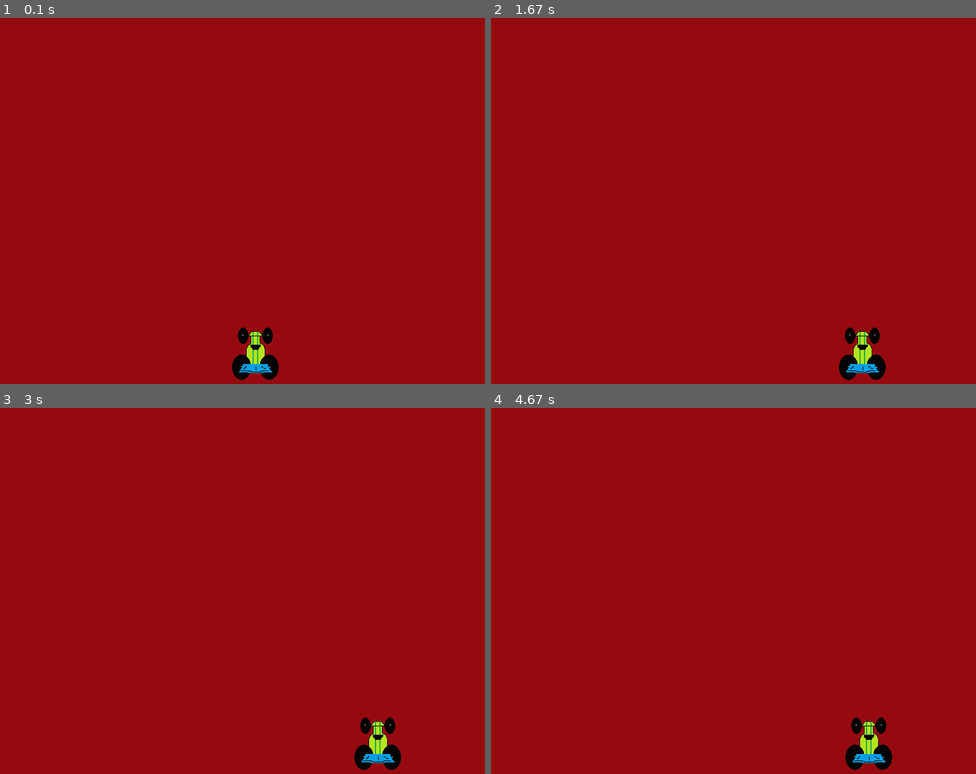
Above: before the commit, frames 1-4 (two rows, left to right).
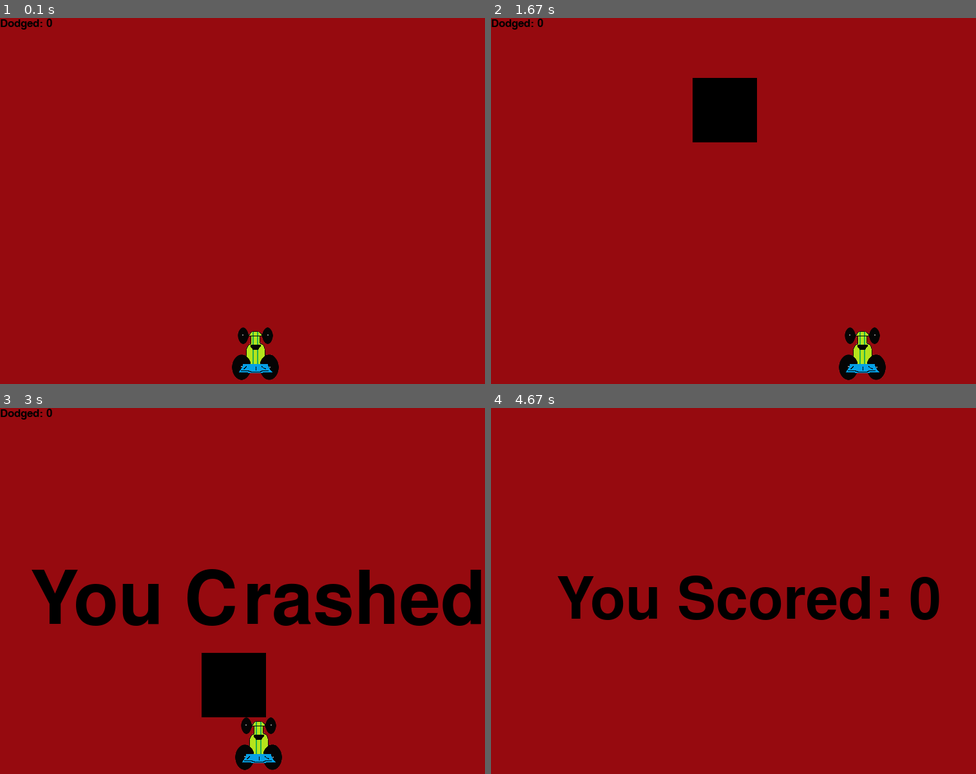
Above: after the commit, the same moments.

Repository: connorsadler/mattAndDadFirstPythonProject
Game: pygame game, started from src/root/nested/matty/pygamematty.py
The game is run twice, just before and just after one commit, with the same random seed, the same clock (stepped at 60 frames per second) and the same inputs.
Inputs:
- Up to frame 1 (0.1 s): no input
- Up to frame 2 (1.67 s): hold Right 0.33-0.8 s; hold Right 0.83-1.3 s; hold Left from 1.33 s (still down)
- Up to frame 3 (3 s): release Left at 1.87 s; hold Left 1.9-2.3 s; hold Right 2.33-2.97 s
- Up to frame 4 (4.67 s): no input

The runs differ from the first frame. In frame 1, 0.1% of the frame differs, in the area x 0-11%, y 0-4%; in frame 2, 2.5%; in frame 3, 10%, in the area x 0-100%, y 0-99%; in frame 4, 4.6%.

Commit message:
- added text box to allows players to talk to each other - changed "auto move" key to TAB - added bombs! Press "b" to drop a box and watch it explode on your screen and other players screens

Diff:
--- a/src/root/nested/matty/pygamematty.py
+++ b/src/root/nested/matty/pygamematty.py
@@ -1,5 +1,6 @@
 import pygame
 import time
+import random
 
 pygame.init()
 
@@ -16,6 +17,14 @@
 
 
 carImg = pygame.image.load('racecar.png')
+
+def things_dodged(count):
+    font = pygame.font.SysFont(None, 25)
+    text = font.render("Dodged: "+str(count), True, black)
+    gameDisplay.blit(text,(0,0))
+
+def things(thingx, thingy, thingw, thingh, color):
+    pygame.draw.rect(gameDisplay, color, [thingx, thingy, thingw, thingh])
 
 def car(x,y):
     gameDisplay.blit(carImg, (x,y))
@@ -35,8 +44,11 @@
 
 
 
-def crash(x,y):
+def crash(x,y, dodged):
     message_display('You Crashed', 115)
+    time.sleep(2)
+    gameDisplay.fill(red)
+    message_display('You Scored: ' + str(dodged), 90)
     time.sleep(2)
     gameDisplay.fill(red)
     car(x,y)
@@ -50,6 +62,13 @@
     x =  (display_width * 0.45)
     y = (display_height * 0.8)
     x_change = 0
+    thing_startx = random.randrange(0, display_width)
+    thing_starty = -600
+    thing_speed = 7
+    thing_width = 100
+    thing_height = 100
+    dodged = 0
+
     car_speed = 0
     car_width = 73
     gameExit=False
@@ -61,9 +80,9 @@
 
             if event.type == pygame.KEYDOWN:
                 if event.key == pygame.K_LEFT:
-                    x_change = -5
+                    x_change = -5 - dodged
                 elif event.key == pygame.K_RIGHT:
-                    x_change = 5
+                    x_change = 5 + dodged
             if event.type == pygame.KEYUP:
                 if event.key == pygame.K_LEFT or event.key == pygame.K_RIGHT:
                     x_change = 0
@@ -71,13 +90,28 @@
         x = x + x_change
 
         gameDisplay.fill(red)
+
+        things(thing_startx, thing_starty, thing_width, thing_height, black)
+        thing_starty += thing_speed
+
         car(x,y)
+        things_dodged(dodged)
         if x > display_width - car_width or x < 0:
-            crash(x,y)
+            crash(x,y, dodged)
 
-    #     if y > 0:
-    #         y = y - 10
-    #         x = x - 5
+
+        if thing_starty > display_height:
+            thing_starty = 0 - thing_height
+            thing_startx = random.randrange(0, display_width )
+            dodged += 1
+            thing_speed += 1
+            thing_width += (dodged * 1.2)
+
+        if y < thing_starty+thing_height:
+            print('y crossover')
+            if x > thing_startx and x < thing_startx + thing_width or x+car_width > thing_startx and x + car_width < thing_startx+thing_width:
+                print('x crossover')
+                crash(x,y, dodged)
 
         pygame.display.update()
         clock.tick(60)
--- a/src/root/nested/multiplayergame2/gameclient.py
+++ b/src/root/nested/multiplayergame2/gameclient.py
@@ -1,20 +1,18 @@
 from tkinter import font
 from tkinter import *
 import sys
-
+import inputboxlibrary
 from chatclientlibrary import *
-
-TIMESTEP = 10
-
-print("gameclient starts")
+import pygame, sys, random
+from pygame.locals import *
+from variables import *
+import random
 
 #--------------------------------------------------
 # Minecraft 2D - Heavily modified for multiplayer
 #--------------------------------------------------
 
-import pygame, sys, random
-from pygame.locals import *
-from variables import *
+print("gameclient starts")
 
 fpsClock = pygame.time.Clock()
 
@@ -22,6 +20,13 @@
 TILESIZE  = 3
 MAPWIDTH  = 100
 MAPHEIGHT = 100
+
+FPS = 24
+TIMESTEP = 10  # not sure what this is
+
+black = (0,0,0)
+red = (150,10,15)
+redbright = (250,10,15)
 
 #the position of the player [x,y]
 playerPos = [0,0]
@@ -29,6 +34,7 @@
 autoMoveMode = 0
 # player id (aka client id) -> Player
 otherPlayersById = {}
+sprites = [ ]
 
 class Player():
     def __init__(self, playerId, name):
@@ -39,12 +45,101 @@
     def setLocation(self, x, y):
         self.location = [x, y]
 
+    def getLocation(self):
+        return self.location
+
+def drawText(gameDisplay, text, pos, font, colour):
+    #font = pygame.font.SysFont(None, fontsize)
+    t = font.render(text, True, colour)
+    gameDisplay.blit(t,pos)
+
+class Sprite():
+    def __init__(self, pos):
+        self.pos = pos
+
+    def drawAndUpdate(self, DISPLAYSURF):
+        pygame.draw.rect(DISPLAYSURF, black, [self.pos[0], self.pos[1], 20, 20])
+
+    def isDead(self):
+        return False;
+
+    def onDeathSpawn(self):
+        return [];
+
+class SpeechBubble(Sprite):
+    def __init__(self, text, pos):
+        super().__init__(pos)
+        self.text = text
+        self.font = pygame.font.SysFont(None, 30)
+        self.timer = 3 * FPS
+        self.colorredbright = [255,10,15]
+
+    def drawAndUpdate(self, DISPLAYSURF):
+        drawText(DISPLAYSURF, self.text, self.pos, self.font, (self.colorredbright[0], self.colorredbright[1], self.colorredbright[2]))
+        self.timer -= 1
+        self.colorredbright[0] -= 3
+        if self.timer % 2 == 0:
+            self.pos = (self.pos[0], self.pos[1] + 1)
+
+    def isDead(self):
+        return self.timer <= 0 or self.colorredbright[0] < 50
+
+BOMB_FRAME_WIDTH = 24
+
+class Bomb(Sprite):
+    def __init__(self, pos):
+        super().__init__(pos)
+        self.timer = 100
+        # crop rect
+        cropx,cropy = 0,29  # Change value to crop different rect areas
+        self.cropRect = (cropx, cropy, 22, 27)
+
+    def drawAndUpdate(self, DISPLAYSURF):
+        DISPLAYSURF.blit(BOMB,(self.pos[0] * TILESIZE, self.pos[1] * TILESIZE), self.cropRect)
+        self.timer -= 1
+
+        # shake
+        xvel = self.timer % 3 + -1
+        yvel = 1 - (self.timer % 3)
+        self.pos = (self.pos[0] + xvel, self.pos[1] + yvel)
+
+        # every 25 frames, move the crop rect along the image so it shows a different part of the source bomb image
+        # this is effectively a differently coloured bomb image frame
+        if self.timer % 25 == 0:
+            self.cropRect = (self.cropRect[0] + BOMB_FRAME_WIDTH, self.cropRect[1], self.cropRect[2], self.cropRect[3])
+
+    def isDead(self):
+        return self.timer <= 0
+
+    def onDeathSpawn(self):
+        return [BombFragment(self.pos, 5, 0), BombFragment(self.pos, -5, 0),
+                BombFragment(self.pos, 0, 5), BombFragment(self.pos, 0, -5)
+               ];
+
+class BombFragment(Sprite):
+    def __init__(self, pos, xvel, yvel):
+        super().__init__(pos)
+        self.xvel = xvel
+        self.yvel = yvel
+        self.timer = 50
+        # crop rect - 4th frame of bomb
+        cropx,cropy = 4 * BOMB_FRAME_WIDTH,29  # Change value to crop different rect areas
+        self.cropRect = (cropx, cropy, 22, 27)
+
+    def drawAndUpdate(self, DISPLAYSURF):
+        DISPLAYSURF.blit(BOMB,(self.pos[0] * TILESIZE, self.pos[1] * TILESIZE), self.cropRect)
+        self.timer -= 1
+        self.pos = (self.pos[0] + self.xvel, self.pos[1] + self.yvel)
+
+    def isDead(self):
+        return self.timer <= 0
+
 #use list comprehension to create our tilemap
 #tilemap = [ [DIRT for w in range(MAPWIDTH)] for h in range(MAPHEIGHT) ]
 
 #set up the display
 pygame.init()
-DISPLAYSURF = pygame.display.set_mode((MAPWIDTH * TILESIZE, MAPHEIGHT*TILESIZE))
+DISPLAYSURF = pygame.display.set_mode((MAPWIDTH * TILESIZE, MAPHEIGHT * TILESIZE))
 
 #loop through each row
 # for rw in range(MAPHEIGHT):
@@ -91,10 +186,27 @@
         elif msgParts[1] == "PLAYERUPDATE":
             handlePlayerUpdate(msgParts[2:])
 
+def createSpeechBubble(text, pos):
+    s = SpeechBubble(text, (TILESIZE* (pos[0] + 5), TILESIZE * (pos[1] + 5)))
+    sprites.append(s)
+
+# parse something like: '[0, 8]' into a tuple of int's
+def parseLocation(s):
+    newLocationStr = s.replace("[","").replace("]","")
+    newLocationXY = newLocationStr.split(",")
+    return ( int(newLocationXY[0]), int(newLocationXY[1]) )
+
 def handlePlayerUpdate(msgPartsSub):
     print("handlePlayerUpdate: " + str(msgPartsSub))
     playerId = msgPartsSub[0]
+
+
     if playerId == myClientId:
+        # Its me - only message we listen for is SAYSOMETHING
+
+        if msgPartsSub[1] == "SAYSOMETHING":
+            createSpeechBubble(msgPartsSub[2], playerPos)
+
         # Its me - ignore
         return
 
@@ -126,10 +238,19 @@
     # ['4', 'PLAYERMOVED', '[0, 8]']
     if msgPartsSub[1] == "PLAYERMOVED":
         print("handlePlayerUpdate: Move other player")
-        newLocationStr = msgPartsSub[2].replace("[","").replace("]","")
-        newLocationXY = newLocationStr.split(",")
-        otherPlayer.setLocation(int(newLocationXY[0]), int(newLocationXY[1]))
+        x,y = parseLocation(msgPartsSub[2])
+        otherPlayer.setLocation(x, y)
         return
+
+    # SAYSOMETHING
+    if msgPartsSub[1] == "SAYSOMETHING":
+        createSpeechBubble(msgPartsSub[2], otherPlayer.getLocation())
+
+    # DROPBOMB
+    if msgPartsSub[1] == "DROPBOMB":
+        x,y = parseLocation(msgPartsSub[2])
+        s = Bomb((x, y))
+        sprites.append(s)
 
     print("handlePlayerUpdate: Not sure how to handle: " + str(msgPartsSub))
 
@@ -163,6 +284,10 @@
             autoMoveMode = 1
     return playerPos
 
+def saySomething(text):
+    print("saySomething: " + text)
+    chatClient.send("MINECRAFT: PLAYERUPDATE: " + myClientId + ": SAYSOMETHING: " + text)
+
 # Connect to server
 chatClient = ChatClient()
 HOST = 'localhost'
@@ -175,6 +300,9 @@
 # print("myClientId2: " + myClientId2)
 
 pygame.display.set_caption("gameclient - " + myClientId)
+
+w, h = pygame.display.get_surface().get_size()
+input_box1 = inputboxlibrary.InputBox(10, h - 35, 270, 32, saySomething)
 
 while True:
     #fill the background in black
@@ -210,10 +338,16 @@
                 #change the player's x position
                 playerPos[1] += 1
                 moved = True
-            if event.key == K_SPACE:
+            if event.key == K_TAB:
                 automove = not automove
                 if automove:
                     autoMoveMode = 1
+            if event.key == K_b:
+                s = Bomb(playerPos.copy())
+                sprites.append(s)
+                chatClient.send("MINECRAFT: PLAYERUPDATE: " + myClientId + ": DROPBOMB: " + str(playerPos))
+        # send all events to input box also
+        input_box1.handle_event(event)
 
     if automove:
         doAutomove(playerPos)
@@ -242,9 +376,23 @@
     for otherPlayer in otherPlayersById.values():
         DISPLAYSURF.blit(OTHERPLAYER,(otherPlayer.location[0] * TILESIZE, otherPlayer.location[1] * TILESIZE)
                          )
-
+    # display any sprites
+    anySpritesDead = False
+    for sprite in sprites:
+        sprite.drawAndUpdate(DISPLAYSURF)
+        anySpritesDead = anySpritesDead or sprite.isDead()
+    deathSpawnedNewSprites = []
+    if anySpritesDead:
+        for sprite in sprites:
+            if (sprite.isDead()):
+                sprites.remove(sprite)
+                deathSpawnedNewSprites = deathSpawnedNewSprites + sprite.onDeathSpawn()
+        sprites = sprites + deathSpawnedNewSprites
+
+    # input box
+    input_box1.draw(DISPLAYSURF)
 
     #update the display
     pygame.display.update()
     #create a short delay
-    fpsClock.tick(24)
+    fpsClock.tick(FPS)
--- /dev/null
+++ b/src/root/nested/multiplayergame2/inputbox/inputbox.py
@@ -0,0 +1,88 @@
+import pygame as pg
+
+#
+#
+# https://stackoverflow.com/questions/46390231/how-to-create-a-text-input-box-with-pygame
+#
+#
+
+
+pg.init()
+screen = pg.display.set_mode((640, 480))
+COLOR_INACTIVE = pg.Color('lightskyblue3')
+COLOR_ACTIVE = pg.Color('dodgerblue2')
+FONT = pg.font.Font(None, 32)
+
+
+class InputBox:
+
+    def __init__(self, x, y, w, h, text=''):
+        self.rect = pg.Rect(x, y, w, h)
+        self.color = COLOR_INACTIVE
+        self.text = text
+        self.txt_surface = FONT.render(text, True, self.color)
+        self.active = False
+
+    def handle_event(self, event):
+        if event.type == pg.MOUSEBUTTONDOWN:
+            # If the user clicked on the input_box rect.
+            if self.rect.collidepoint(event.pos):
+                # Toggle the active variable.
+                self.active = not self.active
+            else:
+                self.active = False
+            # Change the current color of the input box.
+            self.color = COLOR_ACTIVE if self.active else COLOR_INACTIVE
+        if event.type == pg.KEYDOWN:
+            if self.active:
+                if event.key == pg.K_RETURN:
+                    print(self.text)
+                    self.text = ''
+                elif event.key == pg.K_BACKSPACE:
+                    self.text = self.text[:-1]
+                else:
+                    self.text += event.unicode
+                # Re-render the text.
+                self.txt_surface = FONT.render(self.text, True, self.color)
+
+    def update(self):
+        # Resize the box if the text is too long.
+        width = max(200, self.txt_surface.get_width()+10)
+        self.rect.w = width
+
+    def draw(self, screen):
+        # Blit the text.
+        screen.blit(self.txt_surface, (self.rect.x+5, self.rect.y+5))
+        # Blit the rect.
+        pg.draw.rect(screen, self.color, self.rect, 2)
+
+
+
+def main():
+    clock = pg.time.Clock()
+    input_box1 = InputBox(100, 100, 140, 32)
+    input_box2 = InputBox(100, 300, 140, 32)
+    input_boxes = [input_box1, input_box2]
+    done = False
+
+    while not done:
+        for event in pg.event.get():
+            if event.type == pg.QUIT:
+                done = True
+            for box in input_boxes:
+                box.handle_event(event)
+
+        for box in input_boxes:
+            box.update()
+
+        screen.fill((30, 30, 30))
+        for box in input_boxes:
+            box.draw(screen)
+
+        pg.display.flip()
+        clock.tick(30)
+
+
+if __name__ == '__main__':
+    main()
+    pg.quit()
--- /dev/null
+++ b/src/root/nested/multiplayergame2/inputboxlibrary.py
@@ -0,0 +1,87 @@
+import pygame as pg
+
+#
+#
+# https://stackoverflow.com/questions/46390231/how-to-create-a-text-input-box-with-pygame
+#
+#
+
+
+class InputBox:
+
+    def __init__(self, x, y, w, h, textEntered, text=''):
+        self.COLOR_INACTIVE = pg.Color('lightskyblue3')
+        self.COLOR_ACTIVE = pg.Color('dodgerblue2')
+        self.FONT = pg.font.Font(None, 32)
+        self.rect = pg.Rect(x, y, w, h)
+        self.color = self.COLOR_INACTIVE
+        self.text = text
+        self.txt_surface = self.FONT.render(text, True, self.color)
+        self.active = False
+        self.textEntered = textEntered
+
+    def handle_event(self, event):
+        if event.type == pg.MOUSEBUTTONDOWN:
+            # If the user clicked on the input_box rect.
+            if self.rect.collidepoint(event.pos):
+                # Toggle the active variable.
+                self.active = not self.active
+            else:
+                self.active = False
+            # Change the current color of the input box.
+            self.color = self.COLOR_ACTIVE if self.active else self.COLOR_INACTIVE
+        if event.type == pg.KEYDOWN:
+            if self.active:
+                if event.key == pg.K_RETURN:
+                    self.textEntered(self.text)
+                    self.text = ''
+                elif event.key == pg.K_BACKSPACE:
+                    self.text = self.text[:-1]
+                else:
+                    self.text += event.unicode
+                # Re-render the text.
+                self.txt_surface = self.FONT.render(self.text, True, self.color)
+
+    def update(self):
+        # Resize the box if the text is too long.
+        width = max(200, self.txt_surface.get_width()+10)
+        self.rect.w = width
+
+    def draw(self, screen):
+        # Blit the text.
+        screen.blit(self.txt_surface, (self.rect.x+5, self.rect.y+5))
+        # Blit the rect.
+        pg.draw.rect(screen, self.color, self.rect, 2)
+
+
+
+def main():
+    clock = pg.time.Clock()
+    input_box1 = InputBox(100, 100, 140, 32, lambda x: print("enter pressed on: " + x) )
+    input_box2 = InputBox(100, 300, 140, 32, lambda x: print("enter pressed on: " + x) )
+    input_boxes = [input_box1, input_box2]
+    done = False
+
+    while not done:
+        for event in pg.event.get():
+            if event.type == pg.QUIT:
+                done = True
+            for box in input_boxes:
+                box.handle_event(event)
+
+        for box in input_boxes:
+            box.update()
+
+        screen.fill((30, 30, 30))
+        for box in input_boxes:
+            box.draw(screen)
+
+        pg.display.flip()
+        clock.tick(30)
+
+
+if __name__ == '__main__':
+    pg.init()
+    screen = pg.display.set_mode((640, 480))
+    main()
+    pg.quit()
--- a/src/root/nested/multiplayergame2/variables.py
+++ b/src/root/nested/multiplayergame2/variables.py
@@ -69,6 +69,7 @@
 
 PLAYER = pygame.image.load('player.png')
 OTHERPLAYER = pygame.image.load('otherplayer.png')
+BOMB = pygame.image.load('bomb_sprite_sheet.png')
 
 
 #rules to make new objects
Binary file added: src/root/nested/multiplayergame2/1280x900-spritesheet1.png
Binary file added: src/root/nested/multiplayergame2/bomb_sprite_sheet.png
